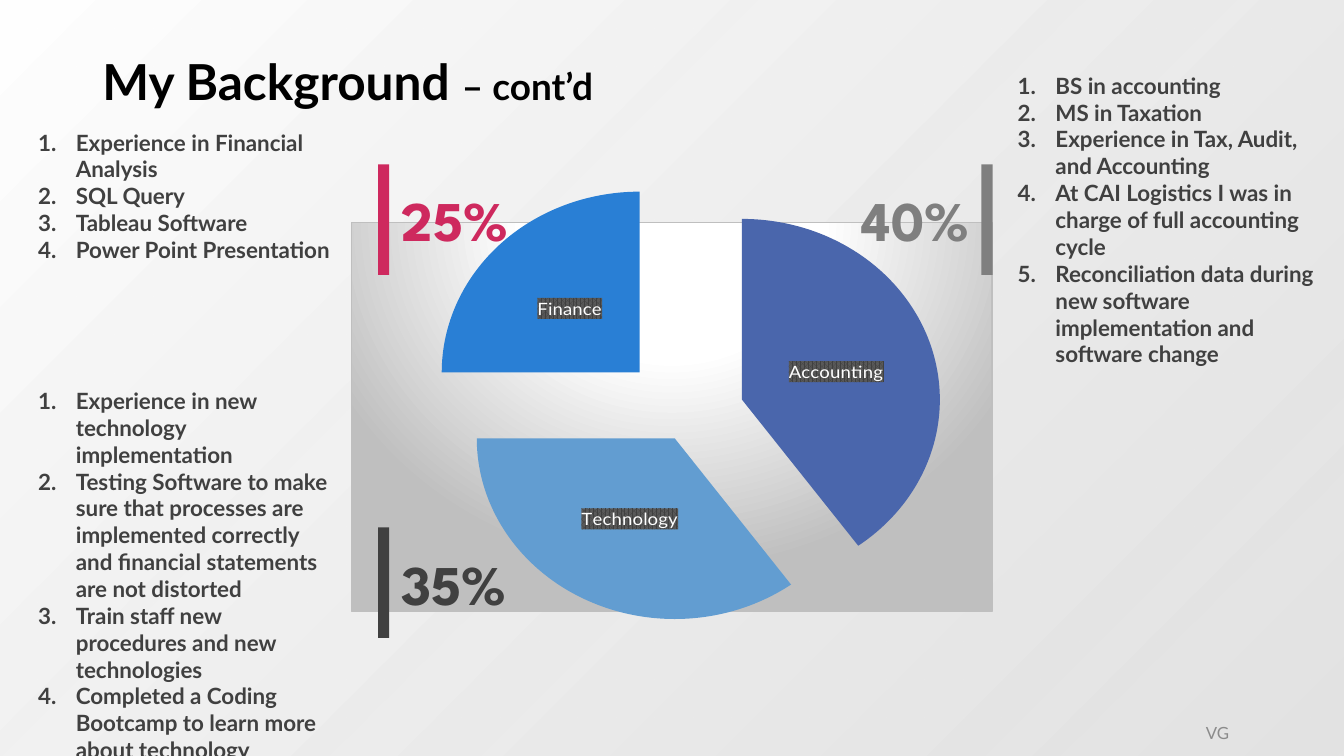
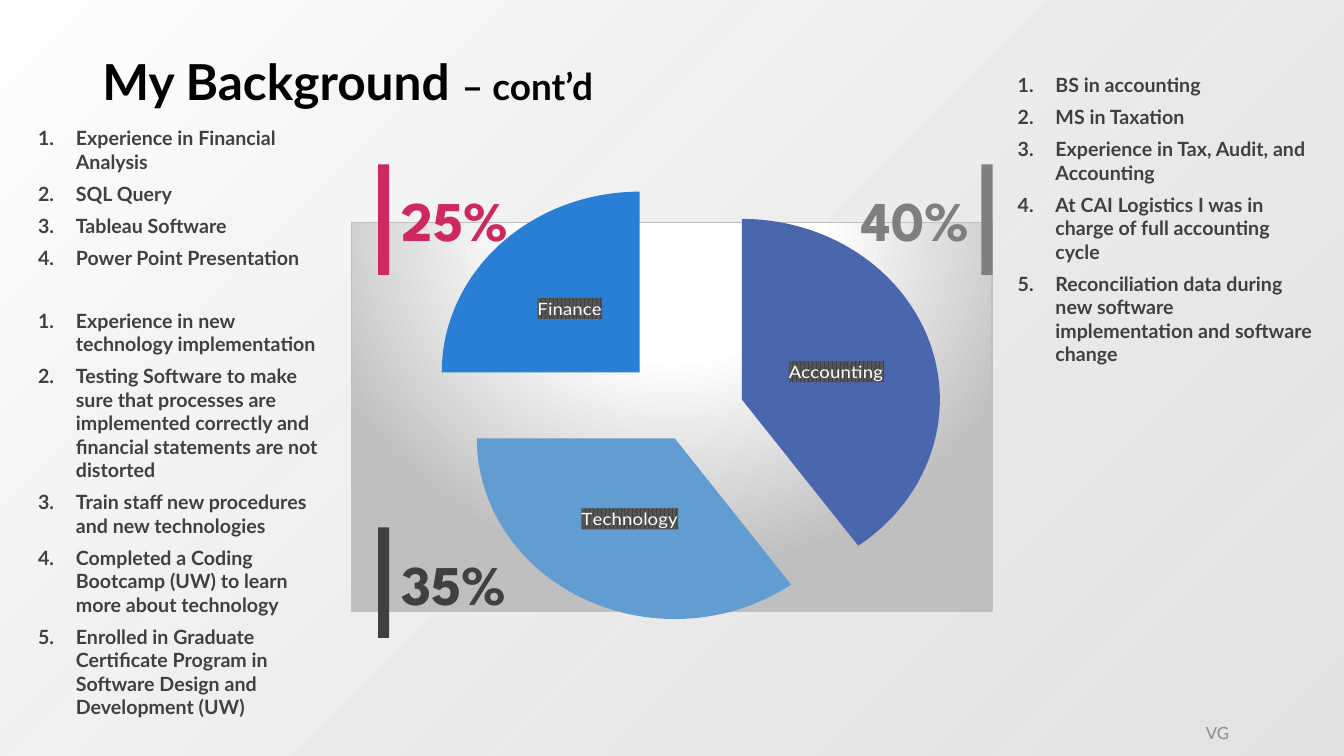
Before and after one commit to vias2019/portfolio, a slide deck: slide 4 of images/AboutMe.pptx. Drawn at 1344x756 pixels with LibreOffice and Linux fonts; fonts in the diff are those of the drawing; background and template pictures are left out. Boxes give left, top, right and bottom in pixels: in the first picture for what was removed or moved away, otherwise in the second. Text is boxed around its words. In the diff, an @@ line names an element or a change of style, - is before the commit and + after.

Commit message:
Updated About Me PP

```diff
--- a/images/AboutMe.pptx
+++ b/images/AboutMe.pptx
@@ text "BS in accounting" at (x1=1055, y1=77, x2=1312, y2=365): size 16 to 14 pt; more space between paragraphs @@
@@ text "Experience in Financial Analysis" at (x1=76, y1=130, x2=299, y2=265): size 16 to 14 pt; more space between paragraphs @@
@@ text "Experience in new technology implementation" moved from (x1=76, y1=392, x2=327, y2=735) to (x1=76, y1=313, x2=317, y2=718) @@
@@ text at (x1=76, y1=313, x2=317, y2=537): size 16 to 14 pt in "Experience in new technology implementation", "Testing Software to make sure that processes ...", "Train staff new procedures and new technologies"; more space between paragraphs @@
@@ text at (x1=76, y1=550, x2=288, y2=718): text changed; size 16 to 14 pt @@
-4. Completed a Coding Bootcamp to learn more about technology
+4. Completed a Coding Bootcamp (UW) to learn more about technology
+5. Enrolled in Graduate Certificate Program in Software Design and Development (UW)
```
Also in this commit, not shown: 6 other slides changed.
